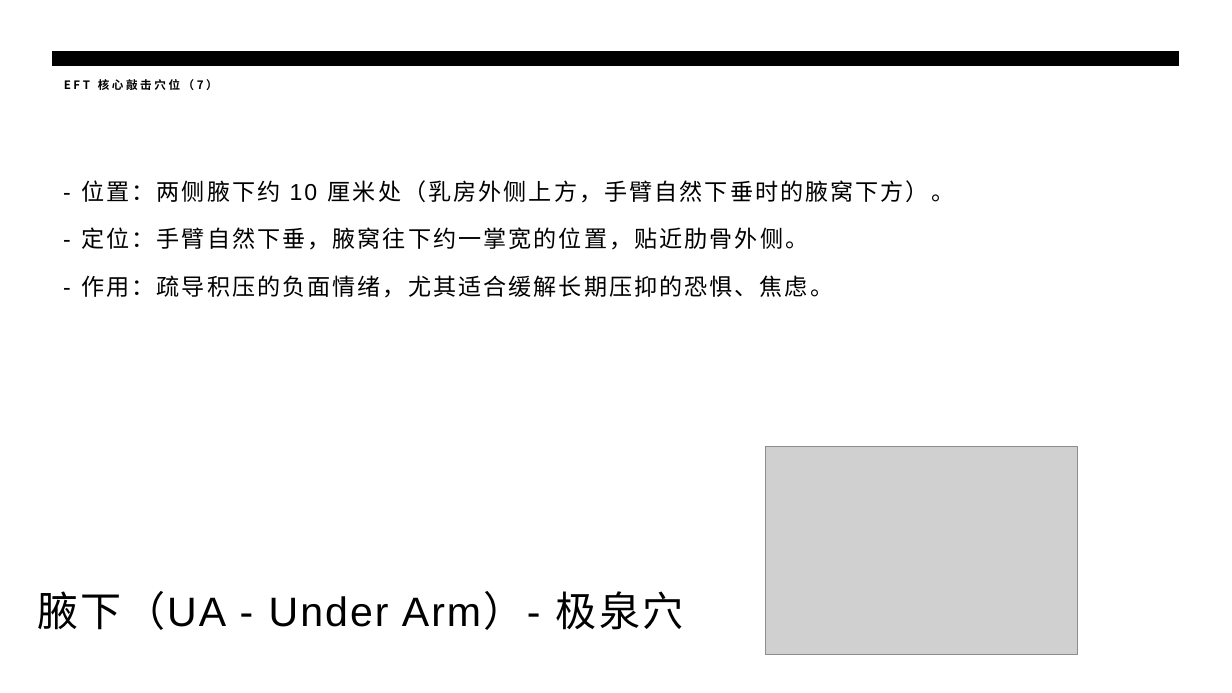
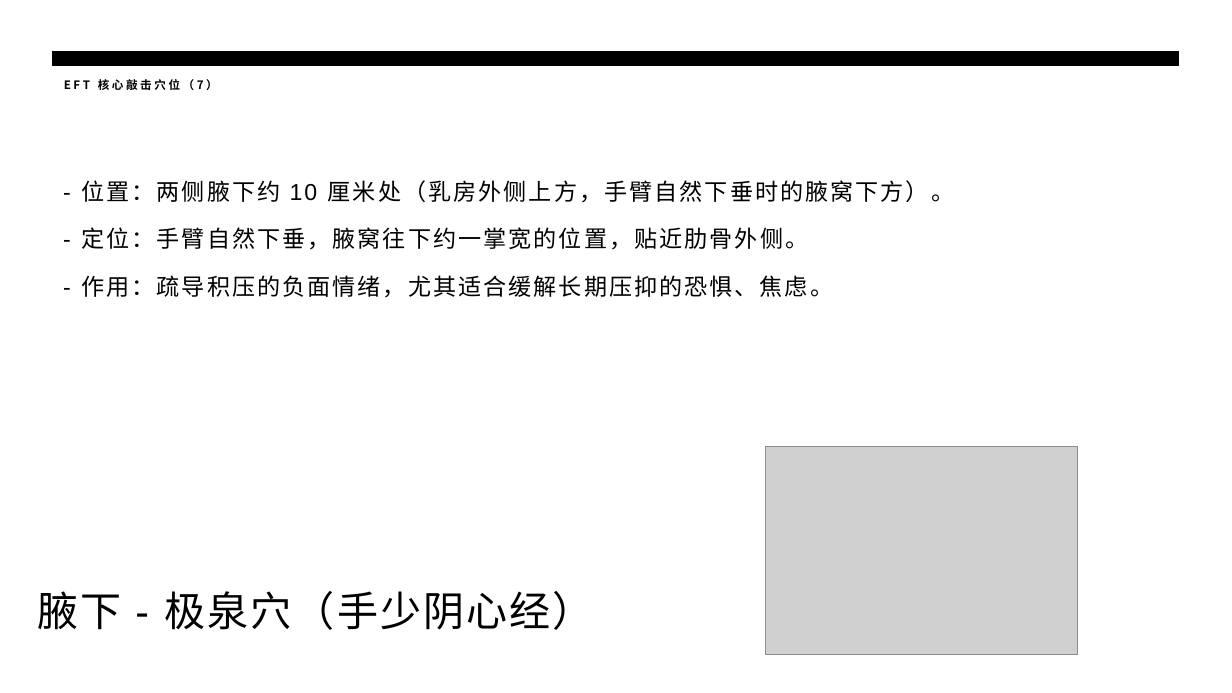
Before and after one commit to panxibei/writing, a slide deck: slide 25 of 44_心理学/28_浥尘伙伴社团原创：音乐治疗/PPT/浥尘伙伴社团原创：情绪释放疗法（EFT）心理训练.pptx (slide 22 before the commit). Drawn at 1232x693 pixels with LibreOffice and Linux fonts; fonts in the diff are those of the drawing; grey boxes stand for pictures. Boxes give left, top, right and bottom in pixels: in the first picture for what was removed or moved away, otherwise in the second. Text is boxed around its words. In the diff, an @@ line names an element or a change of style, - is before the commit and + after.

```diff
--- a/44_心理学/28_浥尘伙伴社团原创：音乐治疗/PPT/浥尘伙伴社团原创：情绪释放疗法（EFT）心理训练.pptx
+++ b/44_心理学/28_浥尘伙伴社团原创：音乐治疗/PPT/浥尘伙伴社团原创：情绪释放疗法（EFT）心理训练.pptx
@@ text at (x1=38, y1=591, x2=593, y2=630): text changed @@
-腋下（UA - Under Arm）- 极泉穴
+腋下 - 极泉穴（手少阴心经）
```
Also in this commit, not shown: 11 other slides changed, 4 slides added, 1 other file.
